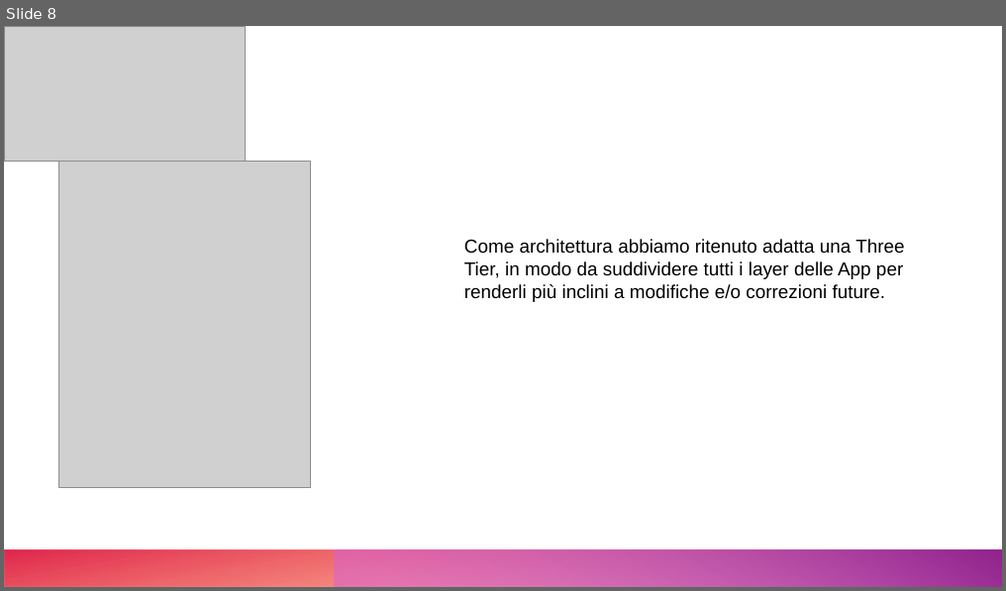
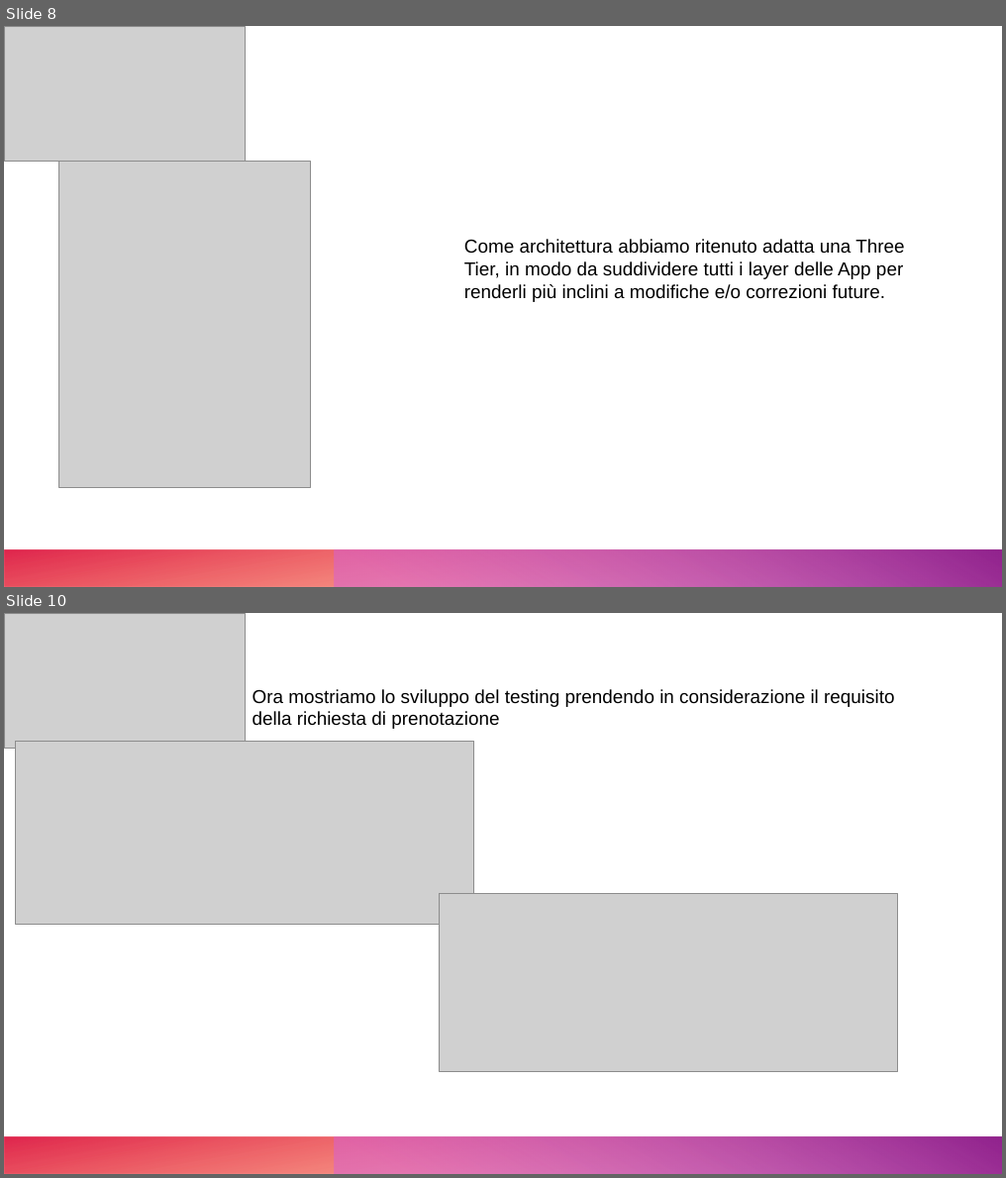
Before and after one commit to Givaa/MedQueue, a slide deck: NC12/Documenti/Presentazione NC12.pptx. Shown one above the other, each under a label of ours: slide 8 before the commit, slides 8 and 10 after it; the slides between them are not shown. The pictures are 1006x591 and 1006x1178 pixels, drawn with LibreOffice and Linux fonts; fonts in the diff are those of the drawing; grey boxes stand for pictures. Boxes give left, top, right and bottom in pixels: in the first picture for what was removed or moved away, otherwise in the second. Text is boxed around its words. In the diff, an @@ line names an element or a change of style, - is before the commit and + after.

```diff
--- a/NC12/Documenti/Presentazione NC12.pptx
+++ b/NC12/Documenti/Presentazione NC12.pptx
@@ slide 10 added at [4, 613, 1002, 1174], background #FFFFFF; not listed: 2 template elements that a slide beside it also shows @@
@@ picture added at [4, 613, 245, 749] @@
@@ text added at [252, 688, 894, 729], 18 pt, text #000000 @@
+Ora mostriamo lo sviluppo del testing prendendo in considerazione il requisito della richiesta di prenotazione
@@ picture added at [15, 741, 474, 925] @@
@@ picture added at [439, 894, 898, 1072] @@
```
Also in this commit, not shown: 2 slides changed, 2 other slides added, 1 slide removed.
